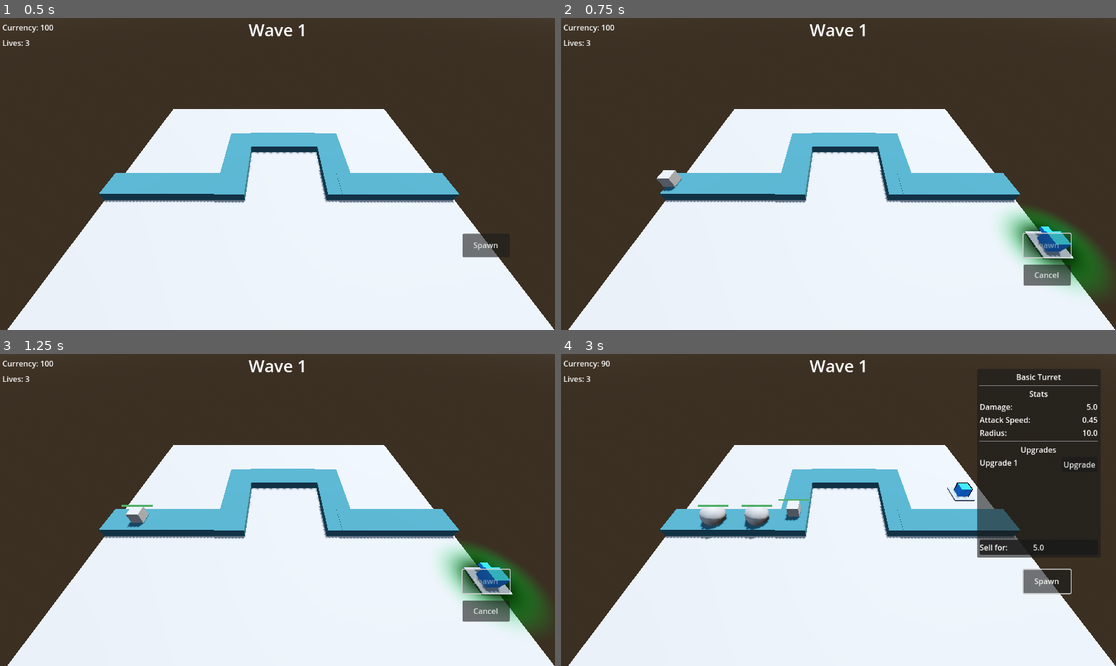
Above: before the commit, frames 1-4 (two rows, left to right).
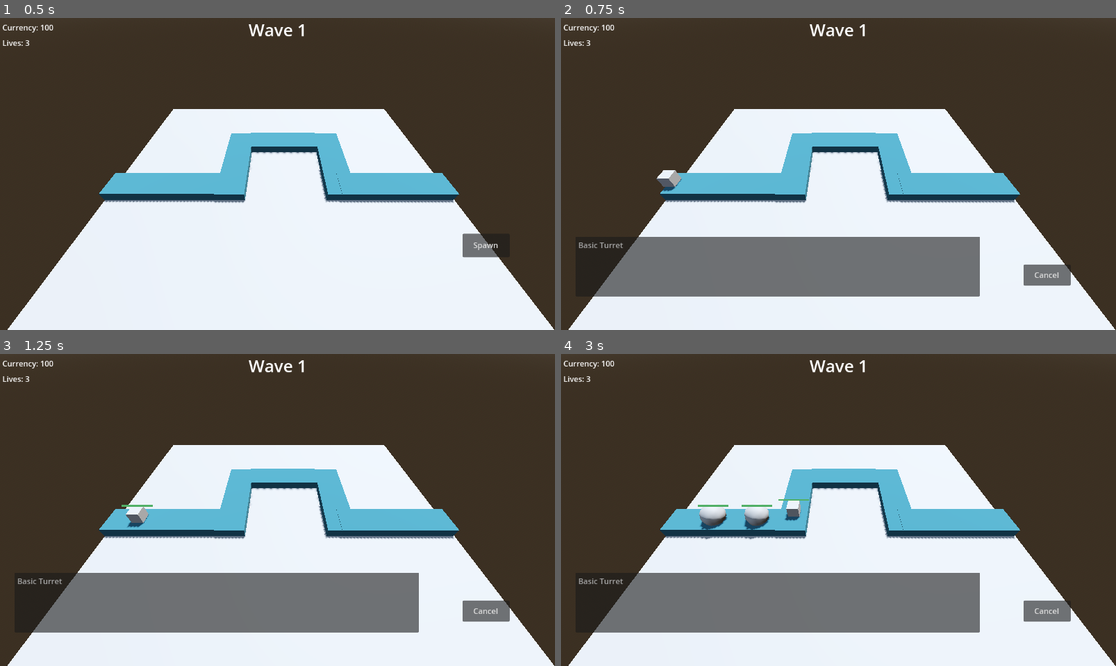
Above: after the commit, the same moments.

Repository: BurnabySouthGameDev/TowerDefence
Game: Godot game, scene res://Scenes/main.tscn
Two runs of this game, one before a commit and one after it. Both use one fixed random seed, a clock stepped at 60 frames per second and the inputs below.
Inputs (mouse positions are in pixels of both pictures, inside the frame that each line leads up to):
- Up to frame 1 (0.5 s): no input
- Up to frame 2 (0.75 s): click "Spawn" at 0.5 s
- Up to frame 3 (1.25 s): no input
- Up to frame 4 (3 s): click "Cancel" at 1.25 s; click "Spawn" at 2 s; move the mouse to (960, 494) at 2.77 s; click (960, 494) at 2.92 s

Frame 1 is identical in both runs. In frame 2, 16% of the frame differs, in the area x 3-99%, y 60-90%; in frame 3, 16%; in frame 4, 17%, in the area x 3-97%, y 2-90%.

Commit message:
Added turret listing and ability to summon different turrets (breaks upgrade system)

Diff:
--- a/Resources/Towers/basic_turret.tres
+++ b/Resources/Towers/basic_turret.tres
@@ -1,7 +1,8 @@
-[gd_resource type="Resource" script_class="TowerResource" load_steps=5 format=3 uid="uid://c0c22g0dy87a1"]
+[gd_resource type="Resource" script_class="TowerResource" load_steps=6 format=3 uid="uid://c0c22g0dy87a1"]
 
 [ext_resource type="Script" uid="uid://nf31t0owinb2" path="res://Scripts/turrets/tower_res.gd" id="1_ej7is"]
-[ext_resource type="Script" path="res://Scripts/turrets/upgrade_res.gd" id="2_f7vgk"]
+[ext_resource type="PackedScene" uid="uid://ld73oby6g67" path="res://Scenes/turrets/basic_turret/basic_turret.tscn" id="1_unvg5"]
+[ext_resource type="Script" uid="uid://dapii7i1tjwtr" path="res://Scripts/turrets/upgrade_res.gd" id="2_f7vgk"]
 
 [sub_resource type="Resource" id="Resource_tkl0h"]
 script = ExtResource("2_f7vgk")
@@ -16,6 +17,7 @@
 [resource]
 resource_local_to_scene = true
 script = ExtResource("1_ej7is")
+scene = ExtResource("1_unvg5")
 tower_name = "Basic Turret"
 damage = 5.0
 attack_speed = 0.45
--- /dev/null
+++ b/Scenes/UI/turret_selector.tscn
@@ -0,0 +1,12 @@
+[gd_scene load_steps=2 format=3 uid="uid://dxbh8cdknojb4"]
+
+[ext_resource type="Script" uid="uid://c82sr7dprlrgj" path="res://Scripts/ui/turret_selector.gd" id="1_3lngg"]
+
+[node name="TurretSelector" type="ItemList"]
+allow_reselect = true
+max_columns = 0
+same_column_width = true
+icon_mode = 0
+script = ExtResource("1_3lngg")
+
+[connection signal="item_activated" from="." to="." method="_on_item_activated"]
--- a/Scenes/main.tscn
+++ b/Scenes/main.tscn
@@ -1,10 +1,11 @@
-[gd_scene load_steps=13 format=3 uid="uid://dxt1ttcllxx1g"]
+[gd_scene load_steps=14 format=3 uid="uid://dxt1ttcllxx1g"]
 
 [ext_resource type="Script" uid="uid://ns7g5warqqu5" path="res://Scripts/enemy_spawn.gd" id="2_ibv0h"]
 [ext_resource type="Script" uid="uid://bh40hhbshvymn" path="res://Scripts/ui/currency_display.gd" id="3_8gbba"]
 [ext_resource type="Script" uid="uid://dq8n1fjdqpre3" path="res://Scripts/ui/spawn_button.gd" id="4_jjvhh"]
 [ext_resource type="PackedScene" uid="uid://dvdps78t4kco7" path="res://Scenes/UI/menu.tscn" id="5_21xkr"]
 [ext_resource type="PackedScene" uid="uid://gvaje4p786yv" path="res://Scenes/tower_manager.tscn" id="5_kry3j"]
+[ext_resource type="PackedScene" uid="uid://dxbh8cdknojb4" path="res://Scenes/UI/turret_selector.tscn" id="6_6bp64"]
 [ext_resource type="PackedScene" uid="uid://bug3yv3yrxb8j" path="res://Scenes/UI/lives.tscn" id="8_ynf5e"]
 
 [sub_resource type="ProceduralSkyMaterial" id="ProceduralSkyMaterial_6m1b0"]
@@ -214,8 +215,19 @@
 anchor_top = 0.0617284
 anchor_bottom = 0.0987654
 
+[node name="TurretSelector" parent="GameUI" instance=ExtResource("6_6bp64")]
+unique_name_in_owner = true
+anchors_preset = -1
+anchor_top = 0.7
+anchor_right = 0.755
+anchor_bottom = 0.892
+offset_left = 30.0
+
 [node name="TowerManager" parent="." instance=ExtResource("5_kry3j")]
 unique_name_in_owner = true
 
 [connection signal="timeout" from="enemy spawn/SpawnTimer" to="enemy spawn" method="_on_timer_timeout"]
+[connection signal="pressed" from="GameUI/SpawnButton" to="GameUI/SpawnButton" method="_on_pressed"]
+[connection signal="pressed" from="GameUI/CancelButton" to="GameUI/SpawnButton" method="stop_placing_turret" binds= [true]]
+[connection signal="turret_selected" from="GameUI/TurretSelector" to="GameUI/SpawnButton" method="_on_turret_selected"]
 [connection signal="tower_menu" from="TowerManager" to="GameUI/Menu" method="_open_menu"]
--- a/Scenes/turrets/basic_turret/basic_turret.tscn
+++ b/Scenes/turrets/basic_turret/basic_turret.tscn
@@ -1,7 +1,6 @@
-[gd_scene load_steps=14 format=3 uid="uid://ld73oby6g67"]
+[gd_scene load_steps=13 format=3 uid="uid://ld73oby6g67"]
 
 [ext_resource type="Script" uid="uid://ghb85u66ywux" path="res://Scripts/turrets/basic_turret.gd" id="1_orhfn"]
-[ext_resource type="Resource" uid="uid://c0c22g0dy87a1" path="res://Resources/Towers/basic_turret.tres" id="2_7llsl"]
 [ext_resource type="PackedScene" uid="uid://c2xxq7dd1p7rk" path="res://Scenes/turrets/basic_turret/basic_bullet.tscn" id="3_7llsl"]
 [ext_resource type="PackedScene" uid="uid://cw7yg6e0jmot0" path="res://Scenes/turrets/radar.tscn" id="3_8c8dr"]
 [ext_resource type="Script" uid="uid://c05b2u3qourdf" path="res://Scripts/turrets/select.gd" id="4_mmqk2"]
@@ -35,7 +34,6 @@
 
 [node name="BasicTurret" type="Node3D"]
 script = ExtResource("1_orhfn")
-resource = ExtResource("2_7llsl")
 bullet_speed = 20.0
 bullet_range = 15.0
 bullet_scene = ExtResource("3_7llsl")
--- /dev/null
+++ b/Scenes/turrets/turret_list.tscn
@@ -0,0 +1,9 @@
+[gd_scene load_steps=4 format=3 uid="uid://dy1yf4ukdv2ye"]
+
+[ext_resource type="Script" uid="uid://vy88uie5i84d" path="res://Scripts/turrets/turret_list.gd" id="1_gc2bo"]
+[ext_resource type="Script" uid="uid://nf31t0owinb2" path="res://Scripts/turrets/tower_res.gd" id="2_j1n8q"]
+[ext_resource type="Resource" uid="uid://c0c22g0dy87a1" path="res://Resources/Towers/basic_turret.tres" id="3_pteia"]
+
+[node name="TurretList" type="Node"]
+script = ExtResource("1_gc2bo")
+turrets = Array[ExtResource("2_j1n8q")]([ExtResource("3_pteia")])
--- a/Scripts/UI/Menu/menu.gd
+++ b/Scripts/UI/Menu/menu.gd
@@ -18,7 +18,7 @@
 	if tower == Global.selected_tower:
 		#print_rich("[color=red]Open")
 		show()
-		_load_values(tower.resource)
+		_load_values(tower.listing)
 	else:
 		#print_rich("[color=red]Close")
 		hide()
--- /dev/null
+++ b/Scripts/UI/turret_selector.gd
@@ -0,0 +1,18 @@
+extends ItemList
+
+signal turret_selected(listing: TowerResource)
+
+func _ready() -> void:
+	reload()
+
+func reload() -> void:
+	clear()
+
+	for listing in TurretList.turrets:
+		add_item(listing.tower_name, null)
+
+func _on_item_activated(index: int) -> void:
+	assert(index < TurretList.turrets.size())
+
+	turret_selected.emit(TurretList.turrets[index])
+	deselect_all()
--- a/Scripts/turrets/basic_turret.gd
+++ b/Scripts/turrets/basic_turret.gd
@@ -6,7 +6,6 @@
 @onready var rad_indicator = $RadiusIndicator
 
 @export var sell_value: int = 5
-@export var resource: TowerResource
 
 @export_subgroup("bullet")
 @export_range(0.01, 10, 0.01, "or_greater", "hide_slider")
@@ -21,6 +20,7 @@
 @export_range(0, 10, 1, "or_greater")
 var bullet_pierce := 0
 
+var listing: TowerResource = null
 
 var selectable: bool = false:
 	set(value):
@@ -58,7 +58,7 @@
 func _ready() -> void:
 	radar.monitoring = false
 	csg_box_3d.material = csg_box_3d.material.duplicate(true)
-	resource.radius_changed.connect(update_radius)
+	listing.radius_changed.connect(update_radius)
 	reload_timer.start()
 	reload_timer.paused = true
 
@@ -81,8 +81,8 @@
 	else:
 		_fire_at(radar.current_target)
 
-	reload_timer.wait_time = resource.attack_speed
-	print(resource.attack_speed)
+	reload_timer.wait_time = listing.attack_speed
+	print(listing.attack_speed)
 
 func _fire_at(target: PathFollow3D) -> void:
 	var target_pos := target.global_position
@@ -93,7 +93,7 @@
 	bullet.velocity = (target_pos - turret_cap.global_position).normalized() * bullet_speed
 	bullet.lifetime = bullet_range / bullet_speed
 	bullet.pierce = bullet_pierce
-	bullet.damage = resource.damage
+	bullet.damage = listing.damage
 	bullet.hit_enemy.connect(func (remaining):
 		if remaining <= 0:
 			get_node("/root/Main/GameUI/CurrencyDisplay/MarginContainer/CurrencyLabel").add(5)
--- a/Scripts/turrets/tower_res.gd
+++ b/Scripts/turrets/tower_res.gd
@@ -3,7 +3,7 @@
 
 signal radius_changed(value)
 
-@export_group("General")
+@export var scene : PackedScene
 @export var tower_name: String
 @export var damage: float
 @export var attack_speed: float
@@ -17,3 +17,8 @@
 @export_group("Upgrades")
 @export var number_of_upgrades: int
 @export var upgrades: Array[UpgradeResource] = []
+
+func instantiate() -> Node3D:
+	var node: Node3D = scene.instantiate()
+	node.listing = self
+	return node
--- /dev/null
+++ b/Scripts/turrets/turret_list.gd
@@ -0,0 +1,9 @@
+extends Node
+
+@export
+var turrets : Array[TowerResource] = []
+
+func _ready() -> void:
+	assert(turrets != null)
+	for turret in turrets:
+		assert(turret != null)
--- a/Scripts/ui/spawn_button.gd
+++ b/Scripts/ui/spawn_button.gd
@@ -4,8 +4,9 @@
 @export var min_distance: float = 2.5
 @export var min_distance_path: float = 2.5
 @onready var tower_manager: Node3D = %TowerManager
+@onready var turret_selector: ItemList = %TurretSelector
 
-var turret_scene: PackedScene = preload("res://Scenes/turrets/basic_turret/basic_turret.tscn")
+#var turret_scene: PackedScene = preload("res://Scenes/turrets/basic_turret/basic_turret.tscn")
 var placing_turret: Node3D = null
 
 var can_place: bool = false: #temp
@@ -31,26 +32,40 @@
 @onready var cancel_button: Button = get_parent().get_node("CancelButton")
 
 func _ready() -> void:
-	connect("pressed", Callable(self, "start_placing_turret"))
 	cancel_button.hide()
-	cancel_button.connect("pressed", Callable(self, "cancel_placing_turret"))
+	turret_selector.hide()
 
-func start_placing_turret() -> void:
+func _on_pressed() -> void:
+	hide()
+	cancel_button.show()
+	turret_selector.show()
+
+func _on_turret_selected(listing: TowerResource) -> void:
+	prints(listing, visible)
+	if visible:
+		return
+
+	turret_selector.hide()
+	start_placing_turret(listing.instantiate())
+
+
+func start_placing_turret(turret: Node3D) -> void:
 	if placing_turret == null:
-		placing_turret = turret_scene.instantiate()
+		placing_turret = turret
 		tower_manager.add_child(placing_turret)
 		placing_turret.visible = false
-		cancel_button.show()
-		disabled = true
 
-func cancel_placing_turret() -> void:
-	if placing_turret:
+func stop_placing_turret(cancel_turret_placing : bool) -> void:
+	if cancel_turret_placing and placing_turret:
 		placing_turret.queue_free()
-		placing_turret = null
+
+	placing_turret = null
 	cancel_button.hide()
-	disabled = false
+	turret_selector.hide()
+	turret_selector.deselect_all()
+	show()
 
-func _process(_delta):
+func _process(_delta) -> void:
 	if placing_turret == null:
 		return
 
@@ -58,16 +73,16 @@
 	if camera == null:
 		return
 
-	var mouse_pos = get_viewport().get_mouse_position()
-	var from = camera.project_ray_origin(mouse_pos)
-	var to = from + camera.project_ray_normal(mouse_pos) * 1000
+	var mouse_pos := get_viewport().get_mouse_position()
+	var from := camera.project_ray_origin(mouse_pos)
+	var to := from + camera.project_ray_normal(mouse_pos) * 1000
 
-	var space_state = camera.get_world_3d().direct_space_state
+	var space_state := camera.get_world_3d().direct_space_state
 	var query := PhysicsRayQueryParameters3D.new()
 	query.from = from
 	query.to = to
 
-	var result = space_state.intersect_ray(query)
+	var result := space_state.intersect_ray(query)
 
 	if result and result.collider and result.collider.name == "Ground":
 		placing_turret.global_position = result.position
@@ -86,15 +101,15 @@
 		if camera == null:
 			return
 
-		var from = camera.project_ray_origin(event.position)
-		var to = from + camera.project_ray_normal(event.position) * 1000
+		var from := camera.project_ray_origin(event.position)
+		var to := from + camera.project_ray_normal(event.position) * 1000
 
-		var space_state = camera.get_world_3d().direct_space_state
+		var space_state := camera.get_world_3d().direct_space_state
 		var query := PhysicsRayQueryParameters3D.new()
 		query.from = from
 		query.to = to
 
-		var result = space_state.intersect_ray(query)
+		var result := space_state.intersect_ray(query)
 
 		if result and result.collider and result.collider.name == "Ground":
 			# Distance check between other turrets
@@ -102,20 +117,17 @@
 				print("Invalid turret placement")
 				return
 
-			var currency_label = get_tree().root.get_node("Main/GameUI/CurrencyDisplay/MarginContainer/CurrencyLabel")
+			var currency_label := get_tree().root.get_node("Main/GameUI/CurrencyDisplay/MarginContainer/CurrencyLabel")
 			if currency_label and currency_label.subtract(10):
 				placing_turret.global_position = result.position
 
-				var radar = placing_turret.get_node("Radar") as Radar
+				var radar := placing_turret.get_node("Radar") as Radar
 				radar.monitoring = true
 				placing_turret.indicator_visibility(false)
 
 				Global.placed_turrets.append(placing_turret)
 
-				#placing_turret.selectable = true
-				placing_turret = null
-				cancel_button.hide()
-				disabled = false
+				stop_placing_turret(false)
 			else:
 				print("No currency...")
 
--- a/project.godot
+++ b/project.godot
@@ -18,6 +18,7 @@
 [autoload]
 
 Global="*res://Scripts/global.gd"
+TurretList="*res://Scenes/turrets/turret_list.tscn"
 
 [dotnet]
 
Not shown, added: Scripts/UI/turret_selector.gd.uid
Not shown, added: Scripts/turrets/turret_list.gd.uid
